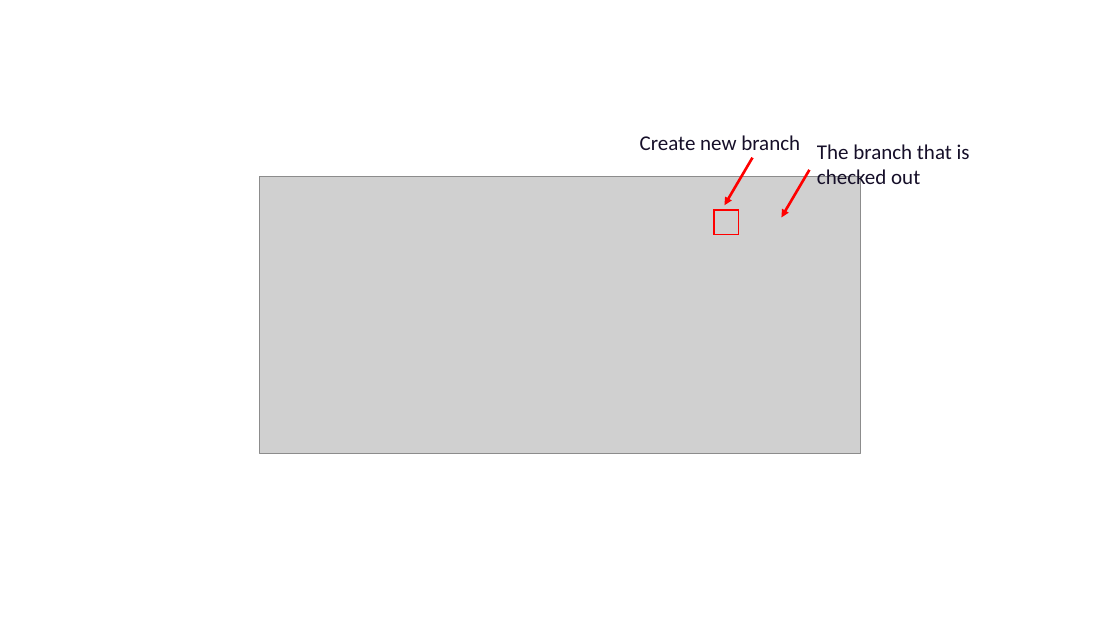
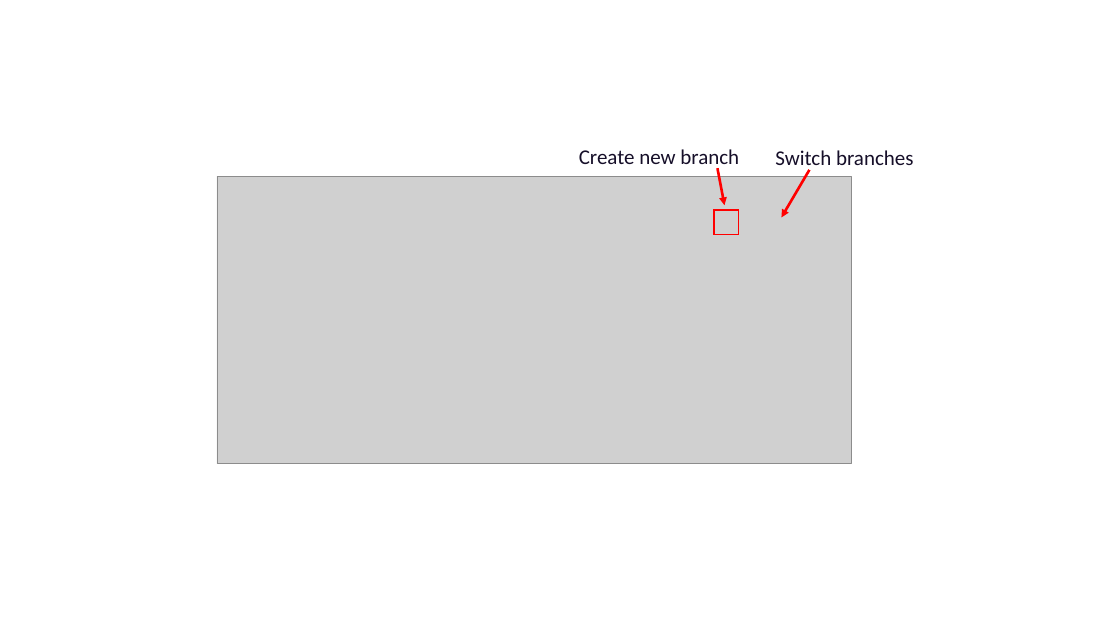
Before and after one commit to selinaZitrone/get-started-with-git, a slide deck: slide 85 of slides/img/images.pptx. Drawn at 1120x630 pixels with LibreOffice and Linux fonts; fonts in the diff are those of the drawing; grey boxes stand for pictures. Boxes give left, top, right and bottom in pixels: in the first picture for what was removed or moved away, otherwise in the second. Text is boxed around its words. In the diff, an @@ line names an element or a change of style, - is before the commit and + after.

Commit message:
Update usethis workflow
- new screenshots
- updated text
- checked the workflow with new R and R Studio versions

```diff
--- a/slides/img/images.pptx
+++ b/slides/img/images.pptx
@@ text "Create new branch" rewrapped from (640,135,800,150) to (579,149,739,170) @@
@@ picture: place and size @@
-picture at (260,176,860,453)
+picture at (217,176,851,465)
@@ arrow moved from (753, 158) - (725, 205) to (718, 168) - (725, 205) @@
@@ text at (775,150,914,172): text changed @@
-The branch that is checked out
+Switch branches
```
Also in this commit, not shown: 1 other slide changed, 8 other files.
